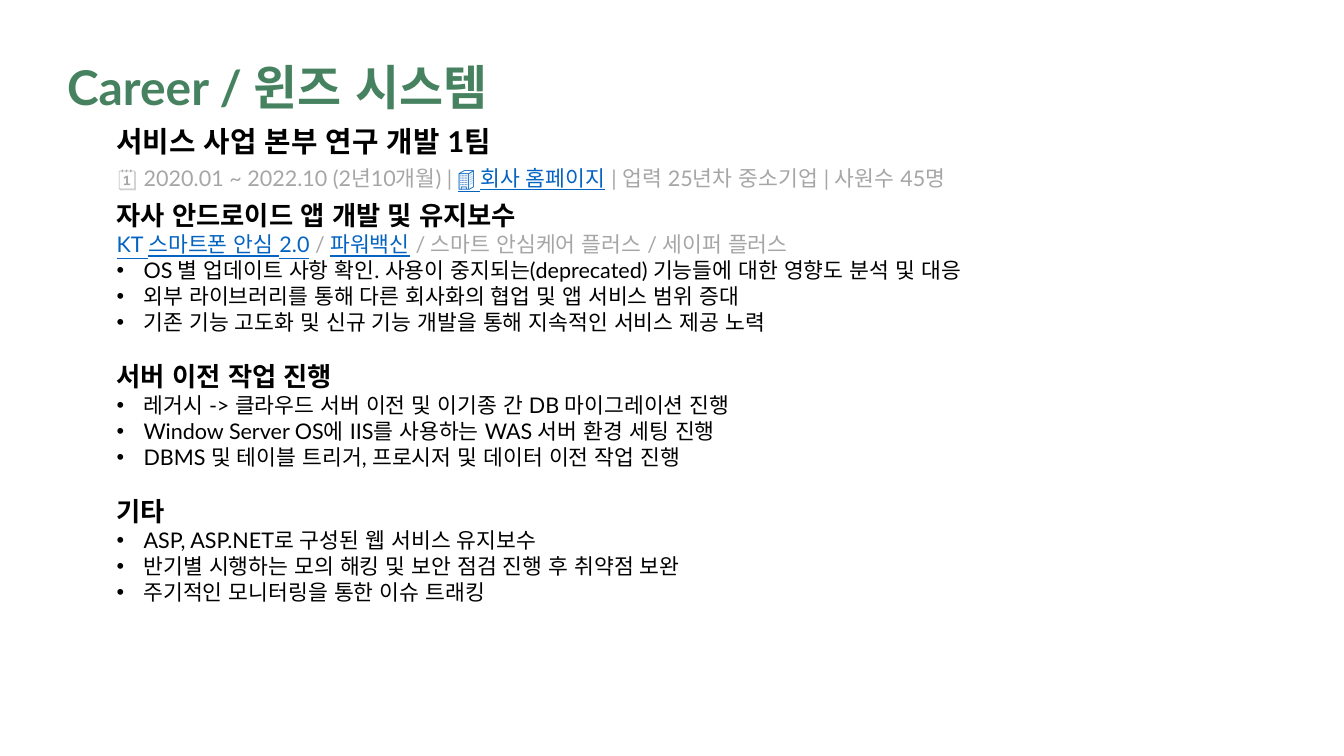
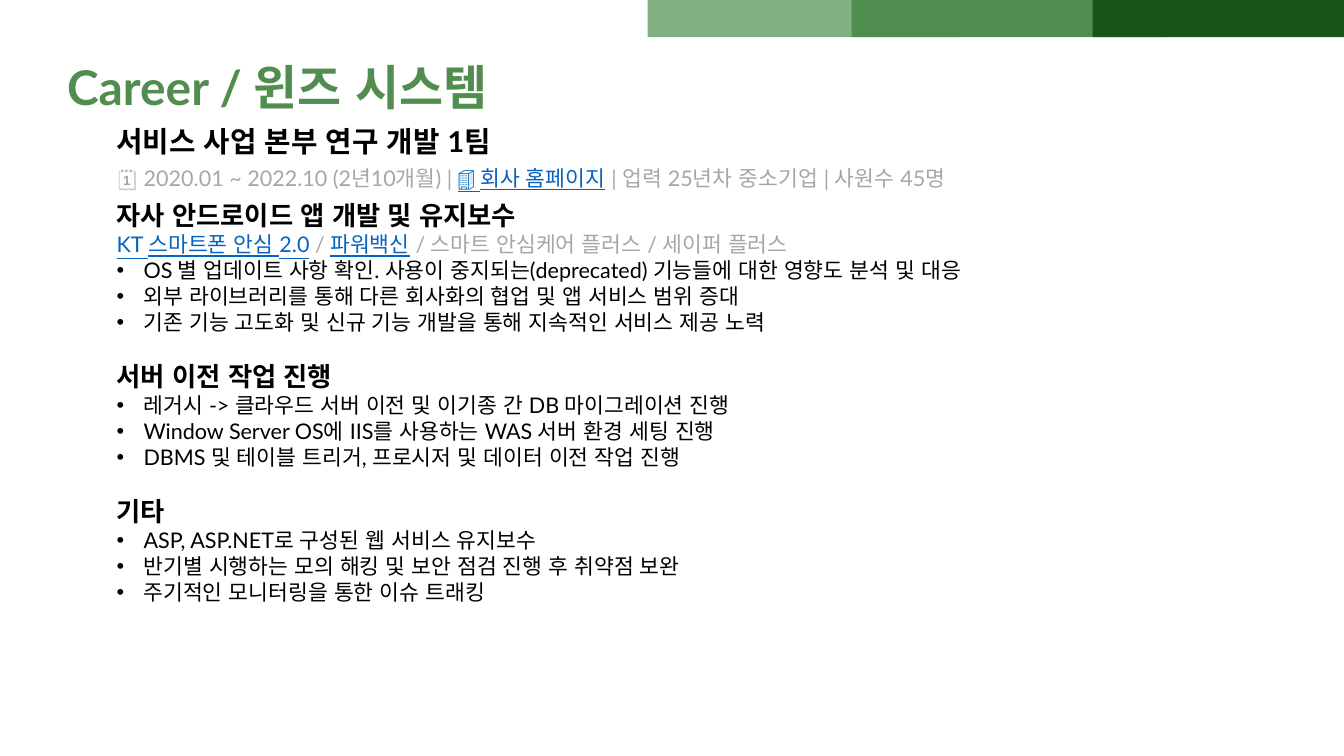
Before and after one commit to daejin94/daejin_port_folio, a slide deck: slide 6 of 문대진_포트폴리오용.pptx. Drawn at 1344x756 pixels with LibreOffice and Linux fonts; fonts in the diff are those of the drawing. Boxes give left, top, right and bottom in pixels: in the first picture for what was removed or moved away, otherwise in the second. Text is boxed around its words. In the diff, an @@ line names an element or a change of style, - is before the commit and + after.

```diff
--- a/문대진_포트폴리오용.pptx
+++ b/문대진_포트폴리오용.pptx
@@ rectangle added at <box>647,0,961,37</box>, fill #80AF81 @@
@@ rectangle added at <box>852,0,1166,37</box>, fill #508D4E @@
@@ rectangle added at <box>1092,0,1344,37</box>, fill #1A5319 @@
@@ text "Career / 윈즈 시스템" at <box>67,65,487,110</box>: text colour #468260 to #508D4E @@
```
Also in this commit, not shown: 9 other slides changed, 1 slide added.
